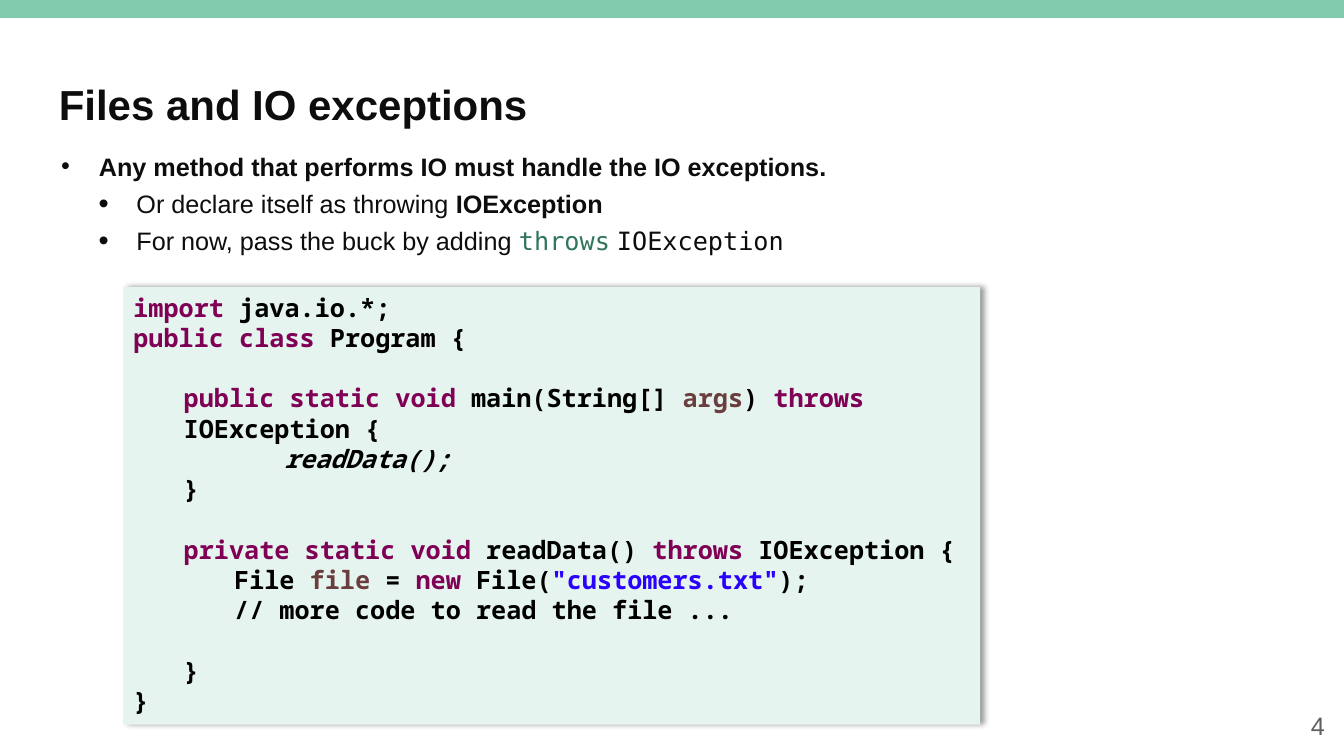
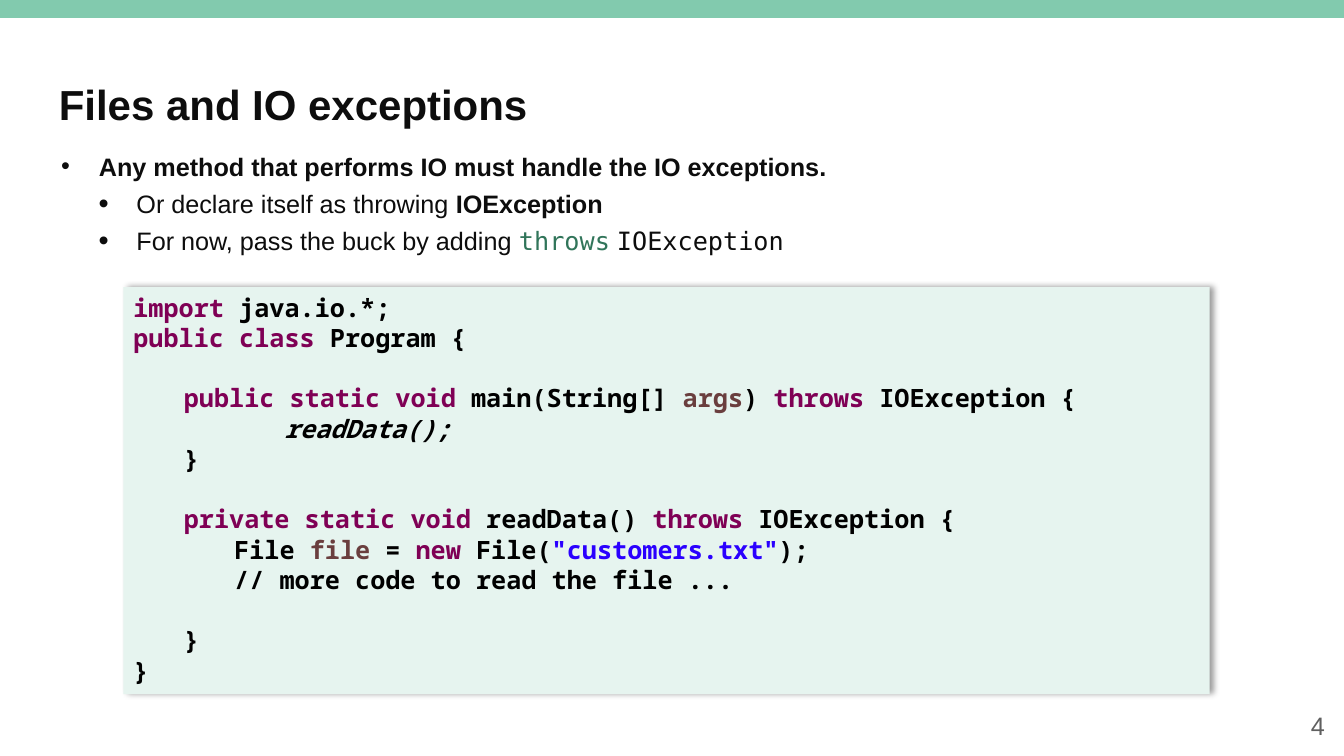
Before and after one commit to mikebaradaran/mod1, a slide deck: slide 4 of 12-Accessing files.pptx. Drawn at 1344x756 pixels with LibreOffice and Linux fonts; fonts in the diff are those of the drawing; background and template pictures are left out. Boxes give left, top, right and bottom in pixels: in the first picture for what was removed or moved away, otherwise in the second. Text is boxed around its words. In the diff, an @@ line names an element or a change of style, - is before the commit and + after.

```diff
--- a/12-Accessing files.pptx
+++ b/12-Accessing files.pptx
@@ rectangle "import java.io.*;": place and size @@
-rectangle "import java.io.*;" at bbox=[123, 287, 980, 725]
+rectangle "import java.io.*;" at bbox=[123, 287, 1210, 695]
```
Also in this commit, not shown: 2 other slides changed, 22 other files.
